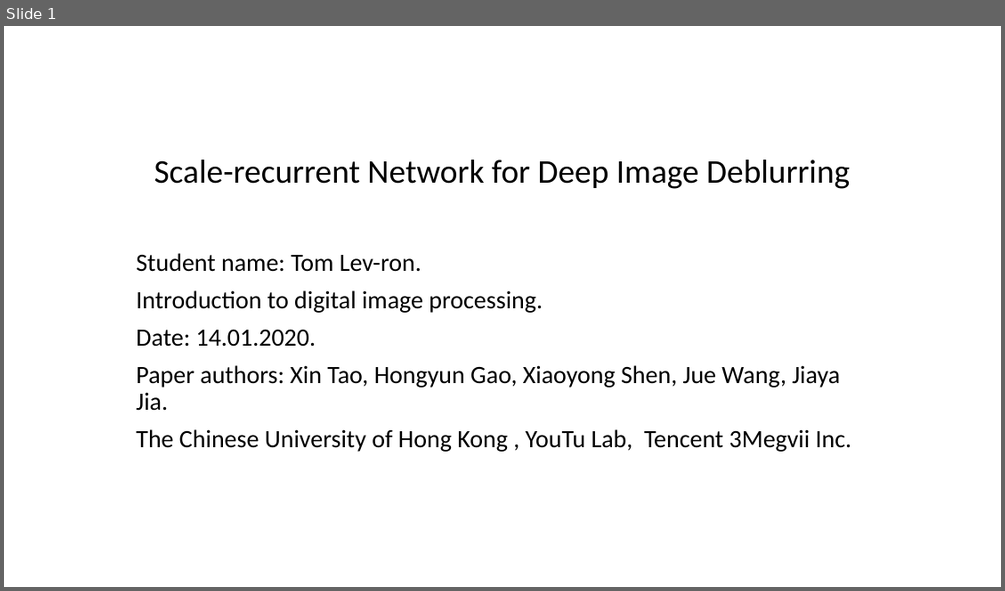
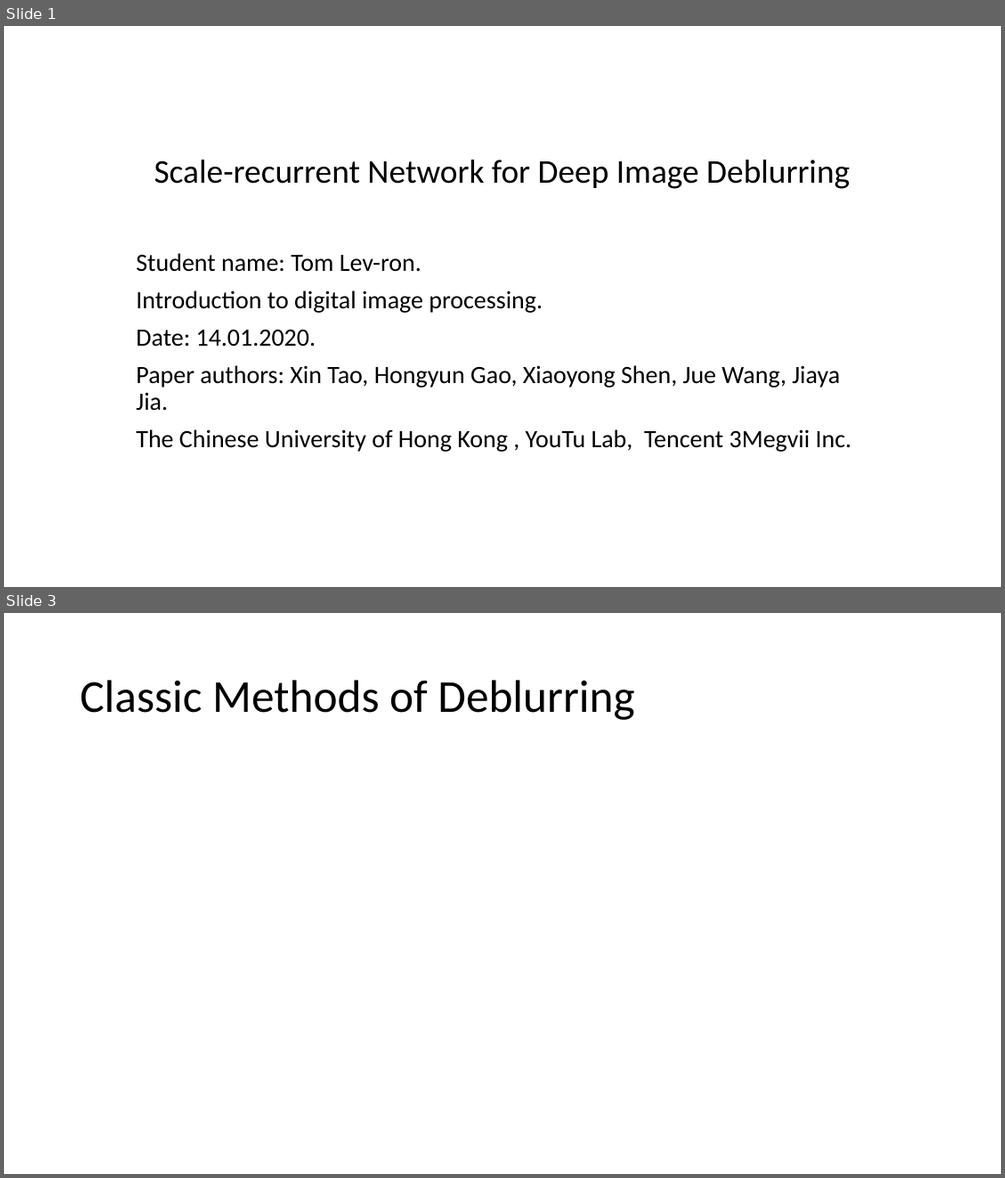
Before and after one commit to Tomlevron/Digital-image-processing, a slide deck: Slideshow/Scale-recurrent network for deblurring.pptx. Shown one above the other, each under a label of ours: slide 1 before the commit, slides 1 and 3 after it; the slides between them are not shown. The pictures are 1005x591 and 1005x1178 pixels, drawn with LibreOffice and Linux fonts; fonts in the diff are those of the drawing. Boxes give left, top, right and bottom in pixels: in the first picture for what was removed or moved away, otherwise in the second. Text is boxed around its words. In the diff, an @@ line names an element or a change of style, - is before the commit and + after.

```diff
--- a/Slideshow/Scale-recurrent network for deblurring.pptx
+++ b/Slideshow/Scale-recurrent network for deblurring.pptx
@@ slide 3 added at bbox=[4, 613, 1001, 1174], background #FFFFFF @@
@@ title added at bbox=[80, 680, 634, 720], 44 pt, text #000000 @@
+Classic Methods of Deblurring
```
Also in this commit, not shown: 2 other slides added, 1 slide removed.
